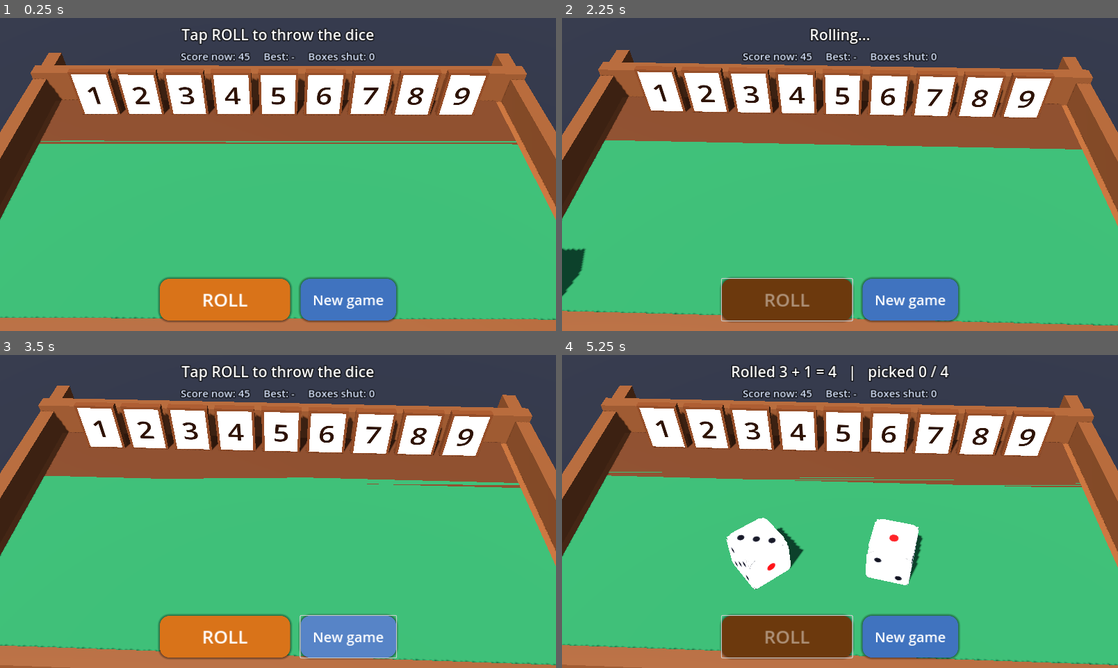
Above: before the commit, frames 1-4 (two rows, left to right).
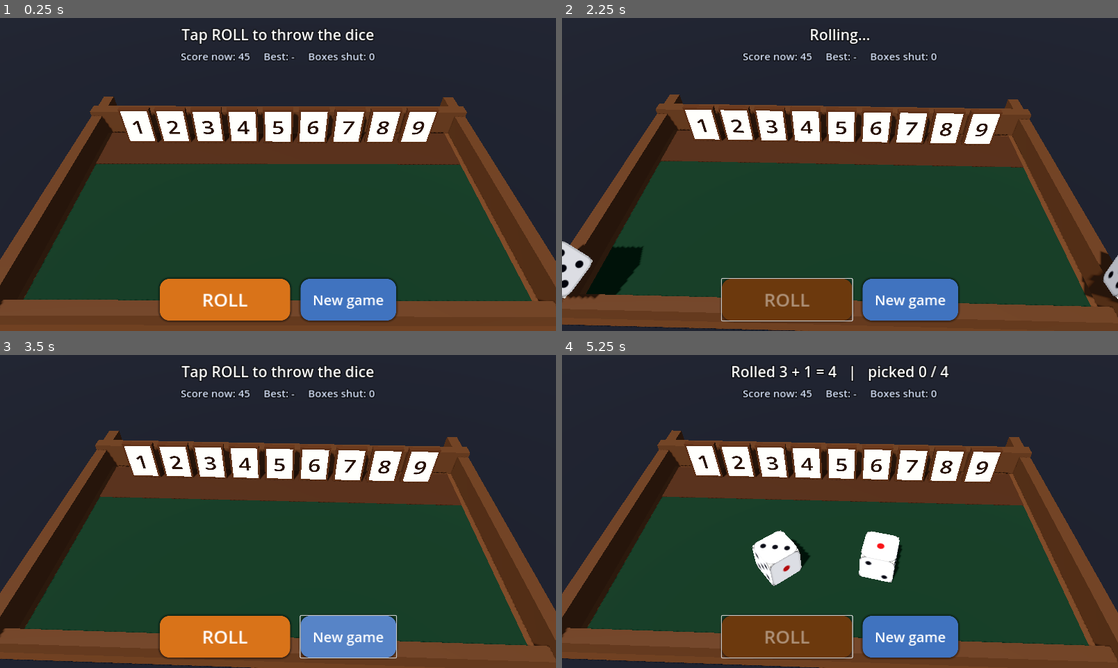
Above: after the commit, the same moments.

Repository: darknesdf/shut-the-box-3d
Game: Godot game, scene res://main.tscn
Two runs of this game, one before a commit and one after it. Both use one fixed random seed, a clock stepped at 60 frames per second and the inputs below.
Inputs (mouse positions are in pixels of both pictures, inside the frame that each line leads up to):
- Up to frame 1 (0.25 s): no input
- Up to frame 2 (2.25 s): click "New game" at 0.5 s; click "New game" at 1.25 s; click "ROLL" at 2 s
- Up to frame 3 (3.5 s): click "New game" at 2.75 s
- Up to frame 4 (5.25 s): click "ROLL" at 3.5 s; move the mouse to (962, 495) at 4.27 s; click (962, 495) at 4.42 s; move the mouse to (728, 527) at 5.02 s; click (728, 527) at 5.17 s

The runs differ from the first frame. In frame 1, 93% of the frame differs, in the area x 0-100%, y 0-100%; in frame 2, 93%; in frame 3, 93%; in frame 4, 91%.

Commit message:
Fix visuals: lighting, camera, z-fighting

Diff:
--- a/scripts/main.gd
+++ b/scripts/main.gd
@@ -9,6 +9,7 @@
 const TILE_SPACING := 1.3
 const TILE_Z := -2.6
 const SAVE_PATH := "user://shutbox.cfg"
+const CAM_TARGET := Vector3(0, 0, -0.9)
 
 var state: int = State.IDLE
 var tiles: Array = []
@@ -44,7 +45,18 @@
 func _process(delta: float) -> void:
 	time_acc += delta
 	camera.position = Vector3(sin(time_acc * 0.35) * 0.35, 9.0 + sin(time_acc * 0.27) * 0.15, 8.5)
-	camera.look_at(Vector3(0, 0, -0.2), Vector3.UP)
+	camera.look_at(CAM_TARGET, Vector3.UP)
+
+
+## Wide phones fit by height, narrower screens fit by width, so the whole tray stays visible.
+func _fit_camera() -> void:
+	var s := get_viewport().get_visible_rect().size
+	if s.x / maxf(s.y, 1.0) >= 1.7:
+		camera.keep_aspect = Camera3D.KEEP_HEIGHT
+		camera.fov = 46.0
+	else:
+		camera.keep_aspect = Camera3D.KEEP_WIDTH
+		camera.fov = 62.0
 
 
 # ---------------------------------------------------------------- world
@@ -73,26 +85,25 @@
 	env.background_color = Color(0.07, 0.09, 0.13)
 	env.ambient_light_source = Environment.AMBIENT_SOURCE_COLOR
 	env.ambient_light_color = Color(0.72, 0.76, 0.92)
-	env.ambient_light_energy = 0.55
-	env.tonemap_mode = Environment.TONE_MAPPER_FILMIC
+	env.ambient_light_energy = 0.35
 	var we := WorldEnvironment.new()
 	we.environment = env
 	add_child(we)
 
 	var sun := DirectionalLight3D.new()
 	sun.rotation_degrees = Vector3(-55, -25, 0)
-	sun.light_energy = 1.15
+	sun.light_energy = 0.7
 	sun.shadow_enabled = true
 	sun.directional_shadow_max_distance = 30.0
 	add_child(sun)
 
 	camera = Camera3D.new()
-	camera.keep_aspect = Camera3D.KEEP_WIDTH
-	camera.fov = 60.0
 	camera.current = true
 	add_child(camera)
 	camera.position = Vector3(0, 9.0, 8.5)
-	camera.look_at(Vector3(0, 0, -0.2), Vector3.UP)
+	camera.look_at(CAM_TARGET, Vector3.UP)
+	_fit_camera()
+	get_viewport().size_changed.connect(_fit_camera)
 
 	# table + tray
 	var floor_mi := MeshInstance3D.new()
@@ -109,8 +120,8 @@
 	_box(Vector3(0.4, 0.8, 9.2), Vector3(-7.0, 0.4, -0.1), wood.darkened(0.1))
 	_box(Vector3(0.4, 0.8, 9.2), Vector3(7.0, 0.4, -0.1), wood.darkened(0.1))
 	_box(Vector3(14.4, 0.5, 0.4), Vector3(0, 0.25, 4.3), wood.darkened(0.1))
-	_box(Vector3(13.2, 0.04, 5.8), Vector3(0, 0.02, 1.4), Color(0.12, 0.38, 0.22), 0.95) # felt
-	_box(Vector3(13.2, 0.04, 2.0), Vector3(0, 0.02, -2.3), Color(0.30, 0.17, 0.09), 0.6)  # tile ledge
+	_box(Vector3(13.2, 0.04, 5.8), Vector3(0, 0.02, 1.4), Color(0.05, 0.2, 0.11), 0.95)  # felt
+	_box(Vector3(13.2, 0.06, 1.8), Vector3(0, 0.03, -2.3), Color(0.30, 0.17, 0.09), 0.6) # tile ledge
 
 	# confetti
 	confetti = CPUParticles3D.new()
@@ -149,7 +160,7 @@
 		var t = TileScript.new()
 		add_child(t)
 		t.setup(i + 1)
-		t.position = Vector3((i - 4) * TILE_SPACING, 0.0, TILE_Z)
+		t.position = Vector3((i - 4) * TILE_SPACING, 0.06, TILE_Z)
 		tiles.append(t)
 
 
